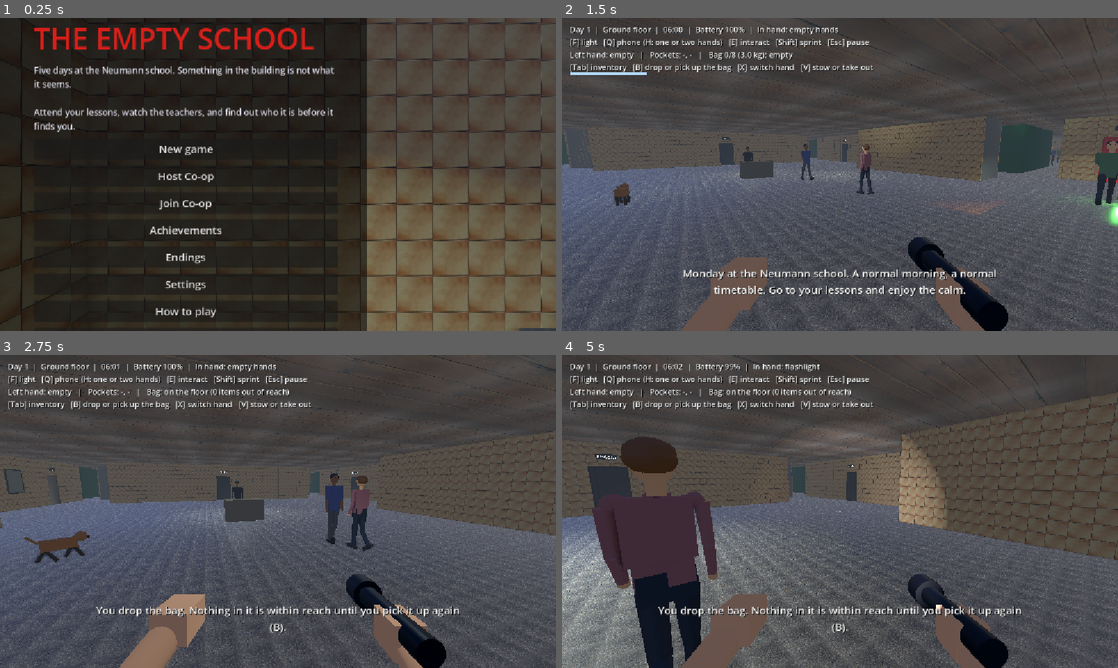
Above: before the commit, frames 1-4 (two rows, left to right).
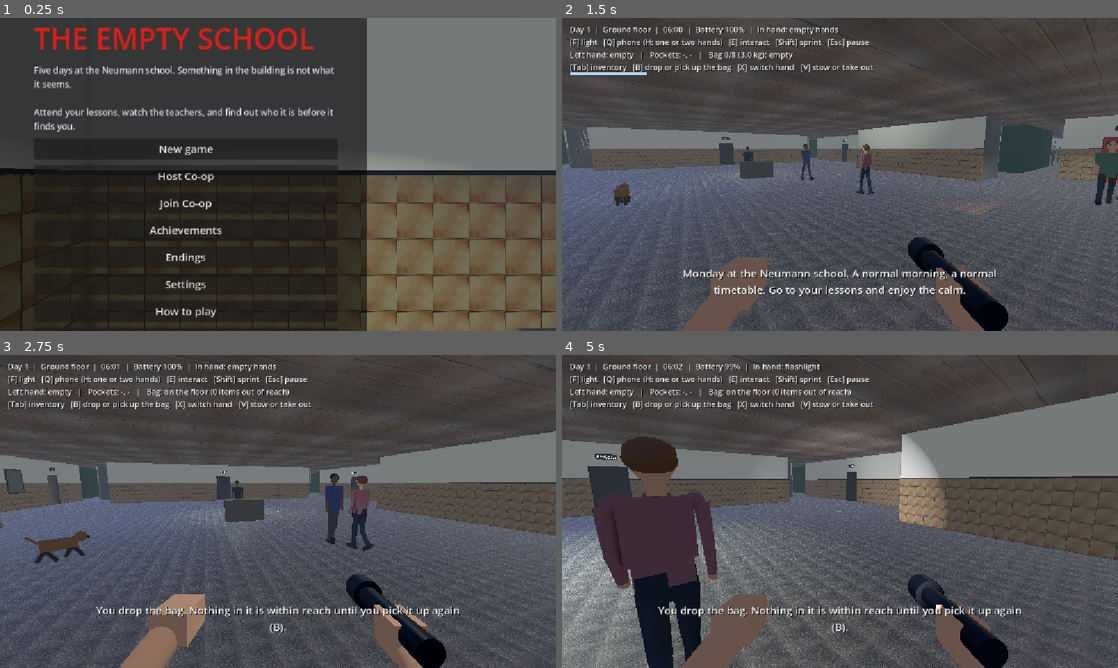
Above: after the commit, the same moments.

Repository: CsPS0/Neumann-Survival-Week
Game: Godot game, scene res://scenes/main.tscn
Two runs of this game, one before a commit and one after it. Both use one fixed random seed, a clock stepped at 60 frames per second and the inputs below.
Inputs (mouse positions are in pixels of both pictures, inside the frame that each line leads up to):
- Up to frame 1 (0.25 s): no input
- Up to frame 2 (1.5 s): click "New game" at 0.5 s; tap Enter at 1.25 s; move the mouse to (867, 174) at 1.27 s; hold W (move_forward) from 1.28 s (still down); hold E (interact) from 1.28 s (still down)
- Up to frame 3 (2.75 s): keep holding W (move_forward); move the mouse to (250, 511) at 2.02 s; release E (interact) at 2.03 s; tap B (bag) at 2.1 s; tap E (interact) at 2.3 s
- Up to frame 4 (5 s): keep holding W (move_forward); move the mouse to (851, 505) at 2.77 s; hold F (flashlight) 2.78-3.53 s; tap E (interact) at 3.05, 3.8 s; move the mouse to (834, 517) at 3.52 s; tap Space (hold_breath) at 3.6 s; move the mouse to (878, 514) at 4.27 s; hold E (interact) from 4.28 s (still down)

The runs differ from the first frame. In frame 1, 40% of the frame differs, in the area x 0-100%, y 0-100%; in frame 2, 5.6%; in frame 3, 7.5%; in frame 4, 12%.

Commit message:
Hide collectibles in drawers and under desks, plain pickup textures, tiles on lower half of walls (HORROR-GAME)
Finds, secrets, cards, items and the chameleon now sit in closed desk drawers (E opens), under desks or on the floor beside a box instead of on open tables. Pickups lose their colored light and emission and get plain paper, metal and rubber materials. Walls use a shader with tiles up to 1.6 m and white plaster above.

Diff:
--- a/HORROR-GAME/scripts/main.gd
+++ b/HORROR-GAME/scripts/main.gd
@@ -74,6 +74,7 @@
 	{"id": "battery_gt5", "kind": "battery", "room": "GT5", "floor": 2, "slot": 1},
 	{"id": "battery_gym", "kind": "battery", "room": "Tornaterem", "floor": 0, "slot": 1},
 ]
+const HIDE_STYLES := ["drawer", "desk", "floor", "drawer", "desk"]   ## Picked per find id in `_hide_spot`.
 const ITEM_INFO := {   ## kind -> [inventory id, name, pickup message]
 	"key_card": ["master_key", "Master key card", "A master key card. It should open one staff-only door."],
 	"biscuit": ["biscuit", "Dog biscuit", "A dog biscuit. Csoki would follow you anywhere for this."],
@@ -172,6 +173,7 @@
 var _clue_spots: Array[Vector3] = []      ## Pickup positions on the clue tables, index = clue number.
 var _find_spots := {}                     ## Find id -> pickup position on its table.
 var _item_spots := {}                     ## ITEM_SPOTS id -> pickup position on its table.
+var _drawers := {}                        ## Find or item id -> the drawer front (Interactable) its pickup hides in.
 var _form_spot := Vector3.ZERO            ## The signed form's table (day-1 sticker task).
 var _form_room_label := ""
 var _form_room_floor := -1
@@ -1657,12 +1659,98 @@
 ## One table per find (pages, secrets, cards), per neu_mecha spot and per useful item in a corner of its room, built
 ## before the navmesh bake like the clue tables.
 func _build_find_tables() -> void:
-	for f: Dictionary in FindsScript.all() + FindsScript.MECHA:
-		var spot := FindsScript.spot_position(f["floor"], f["room"], f["slot"])
-		_find_spots[f["id"]] = spot + Vector3(0.0, _table(spot) - spot.y + 0.03, 0.0)
+	for f: Dictionary in FindsScript.all():
+		_find_spots[f["id"]] = _hide_spot(f["id"], f["floor"], f["room"], f["slot"], true)
+	for f: Dictionary in FindsScript.MECHA:
+		_find_spots[f["id"]] = _hide_spot(f["id"], f["floor"], f["room"], f["slot"], false)
 	for f: Dictionary in ITEM_SPOTS:
-		var spot := FindsScript.spot_position(f["floor"], f["room"], f["slot"])
-		_item_spots[f["id"]] = spot + Vector3(0.0, _table(spot) - spot.y + 0.03, 0.0)
+		_item_spots[f["id"]] = _hide_spot(f["id"], f["floor"], f["room"], f["slot"], true)
+
+
+## Builds the hiding place for one collectible in a room corner and returns the pickup position. The style follows
+## the id: a closed desk drawer (E opens it), the floor under a desk, or the bare floor beside a cardboard box.
+## Drawers need `allow_drawer`: the neu_mecha chameleon must be in plain sight of the photo, and WC and gym floors
+## have no desks.
+func _hide_spot(id: String, floor_index: int, label: String, slot: int, allow_drawer: bool) -> Vector3:
+	var spot := FindsScript.spot_position(floor_index, label, slot)
+	_table_spots.append(spot)
+	var to_centre := _room_centre(floor_index, label) - spot
+	var front := Vector3(signf(to_centre.x), 0.0, 0.0) if absf(to_centre.x) > absf(to_centre.z) \
+			else Vector3(0.0, 0.0, signf(to_centre.z))
+	if front == Vector3.ZERO:
+		front = Vector3.BACK
+	var side := Vector3(-front.z, 0.0, front.x)
+	var oriented := func(along: float, height: float, depth: float) -> Vector3:
+		return Vector3(depth, height, along) if front.x != 0.0 else Vector3(along, height, depth)
+	var style: String = HIDE_STYLES[absi(id.hash()) % HIDE_STYLES.size()]
+	if label in ["WC", "Tornaterem"]:
+		style = "floor"
+	elif style == "drawer" and not allow_drawer:
+		style = "desk"
+	var wood := _make_material(Color(0.42, 0.3, 0.19), 0.85)
+	match style:
+		"drawer":
+			var body := spot - front * 0.2
+			_box(_region, body + Vector3(0.0, 0.375, 0.0), oriented.call(0.9, 0.75, 0.55), _door_material, true)
+			var face := body + front * 0.29 + Vector3(0.0, 0.55, 0.0)
+			var drawer := _box(_region, face, oriented.call(0.7, 0.2, 0.03), wood, true, InteractableScript)
+			var handle := MeshInstance3D.new()
+			var handle_mesh := BoxMesh.new()
+			handle_mesh.size = oriented.call(0.18, 0.025, 0.03)
+			handle_mesh.material = _metal_material
+			handle.mesh = handle_mesh
+			handle.position = front * 0.03
+			drawer.add_child(handle)
+			var tray := MeshInstance3D.new()   # Slides out with the front and carries the pickup.
+			var tray_mesh := BoxMesh.new()
+			tray_mesh.size = oriented.call(0.64, 0.03, 0.34)
+			tray_mesh.material = wood
+			tray.mesh = tray_mesh
+			tray.position = -front * 0.17 + Vector3(0.0, -0.07, 0.0)
+			drawer.add_child(tray)
+			drawer.prompt = "Open drawer"
+			drawer.set_meta("closed_at", drawer.position)
+			drawer.set_meta("open_at", drawer.position + front * 0.32)
+			drawer.set_meta("rest", drawer.position + front * 0.32 - front * 0.17 + Vector3(0.0, -0.07 + 0.015 + 0.03, 0.0))
+			_drawers[id] = drawer
+			return body + Vector3(0.0, 0.55, 0.0)
+		"desk":
+			var desk := spot - front * 0.1
+			_box(_region, desk + Vector3(0.0, 0.73, 0.0), oriented.call(0.9, 0.04, 0.6), _door_material, true)
+			_box(_region, desk - front * 0.27 + Vector3(0.0, 0.5, 0.0), oriented.call(0.9, 0.4, 0.03), _door_material, true)
+			for along in [-0.4, 0.4]:
+				for depth in [-0.26, 0.26]:
+					_box(_region, desk + side * along + front * depth + Vector3(0.0, 0.355, 0.0), Vector3(0.05, 0.71, 0.05),
+							_metal_material, false)
+			return desk + front * 0.12 + Vector3(0.0, 0.045, 0.0)
+		_:
+			_box(_region, spot + Vector3(0.0, 0.2, 0.0), Vector3(0.5, 0.4, 0.5), _make_material(Color(0.55, 0.42, 0.28), 0.95), true)
+			var flip := 1.0 if id.hash() % 2 == 0 else -1.0
+			return spot + side * flip * 0.55 + Vector3(0.0, 0.045, 0.0)
+
+
+## Opens or closes a drawer. The pickup inside only shows (and takes the interact ray) while the drawer is open.
+func _toggle_drawer(drawer: Node3D, item: Node3D) -> void:
+	if drawer.get_meta("busy", false):
+		return
+	drawer.set_meta("busy", true)
+	var opening: bool = not drawer.get_meta("open", false)
+	var sound := AudioStreamPlayer3D.new()
+	sound.stream = SoundBank.click()
+	_region.add_child(sound)
+	sound.global_position = drawer.global_position
+	sound.finished.connect(sound.queue_free)
+	sound.play()
+	if opening and is_instance_valid(item):
+		item.position = drawer.get_meta("rest")
+	var tween := create_tween()
+	tween.tween_property(drawer, "position", drawer.get_meta("open_at") if opening else drawer.get_meta("closed_at"), 0.35)
+	await tween.finished
+	drawer.set_meta("open", opening)
+	drawer.set_meta("busy", false)
+	drawer.prompt = "Close drawer" if opening else "Open drawer"
+	if is_instance_valid(item):
+		_set_item_active(item, opening)
 
 
 func find_spot(id: String) -> Vector3:
@@ -1683,6 +1771,16 @@
 		var item := _item(kind, id, f["title"], _find_spots[id], text, false)
 		item.add_to_group("find")
 		item.taken.connect(func(_id: String) -> void: finds.mark(id))
+		_attach_drawer(id, item)
+
+
+## A pickup whose spot is a drawer stays hidden until E opens the drawer.
+func _attach_drawer(id: String, item: Node3D) -> void:
+	if not _drawers.has(id):
+		return
+	var drawer: Node3D = _drawers[id]
+	_set_item_active(item, false)
+	drawer.handler = func(_by: Node) -> void: _toggle_drawer(drawer, item)
 
 
 ## The useful items (group "item", not finds): counted only as the Finds page's "Items" line.
@@ -1691,6 +1789,7 @@
 		var info: Array = ITEM_INFO[f["kind"]]
 		var item := _item(f["kind"], info[0], info[1], _item_spots[f["id"]], info[2], false)
 		item.add_to_group("item")
+		_attach_drawer(f["id"], item)
 	var item_nodes := get_tree().get_nodes_in_group("item")
 	finds.items_total = item_nodes.size()
 	for item: Node in item_nodes:
--- a/HORROR-GAME/scripts/mecha.gd
+++ b/HORROR-GAME/scripts/mecha.gd
@@ -113,12 +113,11 @@
 	var root := Node3D.new()
 	var green := StandardMaterial3D.new()
 	green.albedo_color = Color(0.2, 0.85, 0.35)
-	green.emission_enabled = true
-	green.emission = Color(0.1, 0.6, 0.2)
-	green.emission_energy_multiplier = 0.5
+	green.roughness = 0.6
 	var steel := StandardMaterial3D.new()
 	steel.albedo_color = Color(0.6, 0.62, 0.68)
-	steel.metallic = 0.9
+	steel.metallic = 0.5
+	steel.roughness = 0.4
 	var body := MeshInstance3D.new()
 	var capsule := CapsuleMesh.new()
 	capsule.radius = 0.04
--- a/HORROR-GAME/scripts/pickup.gd
+++ b/HORROR-GAME/scripts/pickup.gd
@@ -16,6 +16,8 @@
 
 var _model := Node3D.new()
 
+static var _paper_cache := {}   ## seed -> ImageTexture, shared by every paper pickup.
+
 
 func _ready() -> void:
 	add_to_group("pickup")
@@ -31,18 +33,6 @@
 
 	add_child(_model)
 	_build_model()
-
-	var glow := OmniLight3D.new()
-	glow.light_color = _glow_colour()
-	glow.light_energy = 0.7
-	glow.omni_range = 3.0
-	add_child(glow)
-
-
-func _process(delta: float) -> void:
-	if kind not in ["note", "page", "card", "form", "key_card"]:
-		_model.rotation.y += delta * (0.5 if kind == "mecha" else 1.4)
-	_model.position.y = sin(Time.get_ticks_msec() * 0.003) * 0.03
 
 
 func interact(by: Node = null) -> void:
@@ -73,25 +63,8 @@
 	queue_free()
 
 
-func _glow_colour() -> Color:
-	match kind:
-		"vial": return Color(0.3, 0.6, 1.0)
-		"salt": return Color(0.9, 0.9, 1.0)
-		"battery": return Color(0.4, 1.0, 0.4)
-		"fuse": return Color(1.0, 0.4, 0.2)
-		"note": return Color(1.0, 1.0, 0.8)
-		"page": return Color(1.0, 0.95, 0.75)
-		"secret": return Color(0.2, 0.9, 0.8)
-		"card": return Color(1.0, 0.8, 0.3)
-		"form": return Color(1.0, 0.9, 0.85)
-		"key_card": return Color(0.2, 0.9, 0.85)
-		"biscuit": return Color(0.85, 0.55, 0.25)
-		"mecha": return Color(0.3, 1.0, 0.45)
-		_: return Color(1.0, 0.8, 0.3)
-
-
 func _build_model() -> void:
-	var gold := _material(Color(1.0, 0.8, 0.25), 0.9, 0.3, Color(1.0, 0.7, 0.1), 0.6)
+	var brass := _material(Color(0.78, 0.6, 0.2), 0.6, 0.4)
 	match kind:
 		"mecha":
 			_model.add_child(Mecha.build_model())
@@ -99,16 +72,17 @@
 			var ring := TorusMesh.new()
 			ring.inner_radius = 0.03
 			ring.outer_radius = 0.07
-			_add(ring, Vector3.ZERO, Vector3(90, 0, 0), gold)
-			_cylinder(0.012, 0.22, Vector3(0, 0, 0.15), Vector3(90, 0, 0), gold)
+			_add(ring, Vector3.ZERO, Vector3(90, 0, 0), brass)
+			_cylinder(0.012, 0.22, Vector3(0, 0, 0.15), Vector3(90, 0, 0), brass)
 			for z in [0.22, 0.18]:
-				_box(Vector3(0.05, 0.02, 0.025), Vector3(0.03, 0, z), gold)
+				_box(Vector3(0.05, 0.02, 0.025), Vector3(0.03, 0, z), brass)
 		"salt":
 			_cylinder(0.07, 0.16, Vector3.ZERO, Vector3.ZERO, _material(Color(0.92, 0.92, 0.95), 0.0, 0.6))
 			_cylinder(0.072, 0.05, Vector3(0, 0.02, 0), Vector3.ZERO, _material(Color(0.2, 0.3, 0.7), 0.0, 0.6))
-			_cylinder(0.05, 0.03, Vector3(0, 0.1, 0), Vector3.ZERO, _material(Color(0.6, 0.6, 0.65), 0.8, 0.3))
+			_cylinder(0.05, 0.03, Vector3(0, 0.1, 0), Vector3.ZERO, _material(Color(0.6, 0.6, 0.65), 0.5, 0.4))
 		"vial":
-			var glass := _material(Color(0.3, 0.6, 1.0), 0.0, 0.1, Color(0.2, 0.5, 1.0), 2.0)
+			var glass := _material(Color(0.55, 0.7, 0.85, 0.75), 0.0, 0.1)
+			glass.transparency = BaseMaterial3D.TRANSPARENCY_ALPHA
 			_cylinder(0.045, 0.14, Vector3.ZERO, Vector3.ZERO, glass)
 			_cylinder(0.02, 0.07, Vector3(0, 0.1, 0), Vector3.ZERO, glass)
 			_cylinder(0.025, 0.03, Vector3(0, 0.15, 0), Vector3.ZERO, _material(Color(0.4, 0.25, 0.1), 0.0, 0.8))
@@ -117,32 +91,33 @@
 			bell.top_radius = 0.025
 			bell.bottom_radius = 0.1
 			bell.height = 0.16
-			_add(bell, Vector3.ZERO, Vector3.ZERO, gold)
+			_add(bell, Vector3.ZERO, Vector3.ZERO, brass)
 			var clapper := SphereMesh.new()
 			clapper.radius = 0.025
 			clapper.height = 0.05
-			_add(clapper, Vector3(0, -0.09, 0), Vector3.ZERO, gold)
+			_add(clapper, Vector3(0, -0.09, 0), Vector3.ZERO, brass)
 		"note":
-			_box(Vector3(0.18, 0.003, 0.24), Vector3.ZERO, _material(Color(0.95, 0.92, 0.8), 0.0, 0.9, Color(0.4, 0.4, 0.3), 0.3))
+			_box(Vector3(0.18, 0.003, 0.24), Vector3.ZERO, _paper_material(Color(0.95, 0.92, 0.8), 1))
 			_model.rotation.y = randf() * TAU
 		"page":
-			_box(Vector3(0.18, 0.003, 0.24), Vector3.ZERO, _material(Color(0.98, 0.93, 0.7), 0.0, 0.9, Color(0.45, 0.42, 0.25), 0.3))
-			_box(Vector3(0.14, 0.004, 0.012), Vector3(0, 0, -0.1), _material(Color(0.1, 0.1, 0.12), 0.0, 0.9))
+			_box(Vector3(0.18, 0.003, 0.24), Vector3.ZERO, _paper_material(Color(0.97, 0.95, 0.88), 2))
+			_box(Vector3(0.18, 0.001, 0.003), Vector3(0, 0.002, 0.118), _material(Color(0.55, 0.5, 0.42), 0.0, 0.9))
 			_model.rotation.y = randf() * TAU
 		"form":
-			_box(Vector3(0.21, 0.003, 0.29), Vector3.ZERO, _material(Color(0.97, 0.97, 0.95), 0.0, 0.9, Color(0.4, 0.4, 0.4), 0.3))
-			_box(Vector3(0.05, 0.004, 0.05), Vector3(0.06, 0, 0.1), _material(Color(0.8, 0.08, 0.08), 0.0, 0.7))
+			_box(Vector3(0.21, 0.003, 0.29), Vector3.ZERO, _paper_material(Color(0.97, 0.97, 0.95), 3))
+			_box(Vector3(0.05, 0.004, 0.05), Vector3(0.06, 0, 0.1), _material(Color(0.7, 0.1, 0.1), 0.0, 0.7))
 			_model.rotation.y = randf() * TAU
 		"secret":
-			_box(Vector3(0.12, 0.04, 0.08), Vector3.ZERO, _material(Color(0.1, 0.6, 0.55), 0.2, 0.4, Color(0.1, 0.9, 0.8), 1.2))
+			_build_secret()
 		"card":
-			_box(Vector3(0.09, 0.003, 0.13), Vector3.ZERO, gold)
-			_box(Vector3(0.078, 0.004, 0.118), Vector3.ZERO, _material(Color(0.92, 0.9, 0.85), 0.0, 0.8))
+			_box(Vector3(0.09, 0.003, 0.13), Vector3.ZERO, brass)
+			_box(Vector3(0.078, 0.004, 0.118), Vector3.ZERO, _paper_material(Color(0.93, 0.91, 0.86), 4))
 			_model.rotation.y = randf() * TAU
 		"key_card":
-			_box(Vector3(0.09, 0.003, 0.055), Vector3.ZERO, _material(Color(0.95, 0.95, 0.95), 0.0, 0.5, Color(0.2, 0.9, 0.85), 0.4))
-			_box(Vector3(0.09, 0.004, 0.012), Vector3(0, 0, -0.015), _material(Color(0.8, 0.08, 0.08), 0.0, 0.6))
-			_box(Vector3(0.016, 0.005, 0.014), Vector3(-0.025, 0, 0.01), gold)
+			_box(Vector3(0.09, 0.003, 0.055), Vector3.ZERO, _material(Color(0.9, 0.9, 0.88), 0.0, 0.5))
+			_box(Vector3(0.09, 0.004, 0.012), Vector3(0, 0, -0.015), _material(Color(0.12, 0.12, 0.14), 0.0, 0.6))
+			_box(Vector3(0.016, 0.005, 0.014), Vector3(-0.025, 0, 0.01), brass)
+			_model.rotation.y = randf() * TAU
 		"biscuit":
 			var brown := _material(Color(0.6, 0.38, 0.18), 0.0, 0.9)
 			_cylinder(0.018, 0.1, Vector3.ZERO, Vector3(0, 0, 90), brown)
@@ -151,25 +126,87 @@
 				knob.radius = 0.03
 				knob.height = 0.06
 				_add(knob, Vector3(x, 0, 0), Vector3.ZERO, brown)
+			_model.rotation.y = randf() * TAU
 		"fuse":
-			var body := _material(Color(0.8, 0.8, 0.82), 0.5, 0.4)
+			var body := _material(Color(0.8, 0.8, 0.82), 0.4, 0.4)
 			_cylinder(0.025, 0.1, Vector3.ZERO, Vector3(0, 0, 90), _material(Color(0.9, 0.9, 0.85), 0.0, 0.6))
 			_cylinder(0.03, 0.02, Vector3(0.055, 0, 0), Vector3(0, 0, 90), body)
 			_cylinder(0.03, 0.02, Vector3(-0.055, 0, 0), Vector3(0, 0, 90), body)
 		"battery":
-			_cylinder(0.04, 0.14, Vector3.ZERO, Vector3(90, 0, 0), _material(Color(0.1, 0.5, 0.15), 0.3, 0.5, Color(0.1, 0.6, 0.1), 0.4))
-			_cylinder(0.02, 0.03, Vector3(0, 0, -0.085), Vector3(90, 0, 0), gold)
-
-
-func _material(colour: Color, metallic: float, roughness: float, emission := Color.BLACK, emission_energy := 0.0) -> StandardMaterial3D:
+			_cylinder(0.04, 0.14, Vector3.ZERO, Vector3(90, 0, 0), _material(Color(0.12, 0.38, 0.17), 0.3, 0.5))
+			_cylinder(0.041, 0.04, Vector3(0, 0, 0.03), Vector3(90, 0, 0), _material(Color(0.1, 0.1, 0.1), 0.2, 0.6))
+			_cylinder(0.02, 0.03, Vector3(0, 0, -0.085), Vector3(90, 0, 0), _material(Color(0.7, 0.7, 0.72), 0.7, 0.35))
+			_model.rotation.y = randf() * TAU
+
+
+## The five secrets each get their own object (item_id from Finds.SECRETS), all plain and unlit.
+func _build_secret() -> void:
+	match item_id:
+		"toy":
+			var rubber := _material(Color(0.7, 0.12, 0.1), 0.0, 0.55)
+			_cylinder(0.018, 0.14, Vector3.ZERO, Vector3(0, 0, 90), rubber)
+			for x in [-0.07, 0.07]:
+				for z in [-0.018, 0.018]:
+					var knob := SphereMesh.new()
+					knob.radius = 0.028
+					knob.height = 0.056
+					_add(knob, Vector3(x, 0, z), Vector3.ZERO, rubber)
+		"tape":
+			_box(Vector3(0.1, 0.014, 0.065), Vector3.ZERO, _material(Color(0.12, 0.12, 0.13), 0.1, 0.6))
+			_box(Vector3(0.07, 0.002, 0.03), Vector3(0, 0.007, -0.005), _paper_material(Color(0.9, 0.88, 0.8), 5))
+		"drawing":
+			_box(Vector3(0.14, 0.002, 0.1), Vector3.ZERO, _paper_material(Color(0.95, 0.94, 0.9), 6))
+		"mirror":
+			_cylinder(0.055, 0.008, Vector3.ZERO, Vector3.ZERO, _material(Color(0.75, 0.78, 0.8), 0.5, 0.25))
+			_cylinder(0.062, 0.006, Vector3(0, -0.002, 0), Vector3.ZERO, _material(Color(0.25, 0.22, 0.2), 0.2, 0.6))
+		"photo":
+			_box(Vector3(0.13, 0.002, 0.1), Vector3.ZERO, _material(Color(0.93, 0.91, 0.86), 0.0, 0.6))
+			_box(Vector3(0.11, 0.003, 0.08), Vector3.ZERO, _material(Color(0.32, 0.3, 0.27), 0.0, 0.5))
+		_:
+			_box(Vector3(0.12, 0.04, 0.08), Vector3.ZERO, _material(Color(0.45, 0.4, 0.35), 0.1, 0.6))
+	_model.rotation.y = randf() * TAU
+
+
+## Cream paper with faint ruled lines and ink dashes standing in for writing. `seed_value` varies the lines per item.
+static func _paper_texture(seed_value: int) -> ImageTexture:
+	if not _paper_cache.has(seed_value):
+		var rng := RandomNumberGenerator.new()
+		rng.seed = seed_value
+		var size := 64
+		var img := Image.create(size, size, false, Image.FORMAT_RGB8)
+		img.fill(Color.WHITE)
+		for y in size:
+			var ruled := y % 8 == 7
+			for x in size:
+				var shade := 1.0 - 0.04 * rng.randf()
+				if ruled:
+					shade -= 0.1
+				var edge := minf(minf(x, size - 1 - x), minf(y, size - 1 - y))
+				shade -= 0.1 * clampf(1.0 - edge / 3.0, 0.0, 1.0)
+				img.set_pixel(x, y, Color(shade, shade, shade))
+		for line in 7:
+			var x := 6
+			while x < size - 8:
+				var length := rng.randi_range(3, 9)
+				for dx in length:
+					img.set_pixel(mini(x + dx, size - 4), line * 8 + 4, Color(0.35, 0.35, 0.4))
+				x += length + 3
+		img.generate_mipmaps()
+		_paper_cache[seed_value] = ImageTexture.create_from_image(img)
+	return _paper_cache[seed_value]
+
+
+func _paper_material(tint: Color, seed_value: int) -> StandardMaterial3D:
+	var mat := _material(tint, 0.0, 0.9)
+	mat.albedo_texture = _paper_texture(seed_value)
+	return mat
+
+
+func _material(colour: Color, metallic: float, roughness: float) -> StandardMaterial3D:
 	var mat := StandardMaterial3D.new()
 	mat.albedo_color = colour
 	mat.metallic = metallic
 	mat.roughness = roughness
-	if emission_energy > 0.0:
-		mat.emission_enabled = true
-		mat.emission = emission
-		mat.emission_energy_multiplier = emission_energy
 	return mat
 
 
--- a/HORROR-GAME/scripts/textures.gd
+++ b/HORROR-GAME/scripts/textures.gd
@@ -8,37 +8,72 @@
 static var _cache := {}
 
 
-## Cream plaster above real school wall tiles. Tile = 4 m, so the dado lines up on every floor.
-static func wall() -> StandardMaterial3D:
-	return _cached("wall", func() -> StandardMaterial3D:
+const WALL_FLOOR_HEIGHT := 4.0   ## Floor-to-floor distance (main.gd FLOOR_HEIGHT), so the tile line repeats on every floor.
+const WALL_TILE_HEIGHT := 1.6    ## Tiles cover the lower half of a 3.2 m wall, plain white wall above.
+
+const WALL_SHADER := """
+shader_type spatial;
+
+uniform sampler2D tile_texture : source_color, filter_linear_mipmap_anisotropic, repeat_enable;
+uniform float tile_scale = 3.0;
+uniform float tile_height = 1.6;
+uniform float floor_height = 4.0;
+uniform vec3 plaster : source_color = vec3(0.93, 0.92, 0.89);
+uniform vec3 trim : source_color = vec3(0.22, 0.2, 0.18);
+
+varying vec3 world_pos;
+varying vec3 world_normal;
+
+void vertex() {
+	world_pos = (MODEL_MATRIX * vec4(VERTEX, 1.0)).xyz;
+	world_normal = normalize((MODEL_MATRIX * vec4(NORMAL, 0.0)).xyz);
+}
+
+void fragment() {
+	vec3 w = pow(abs(world_normal), vec3(4.0));
+	w /= (w.x + w.y + w.z);
+	vec3 tiles = texture(tile_texture, world_pos.zy * tile_scale).rgb * w.x
+			+ texture(tile_texture, world_pos.xz * tile_scale).rgb * w.y
+			+ texture(tile_texture, world_pos.xy * tile_scale).rgb * w.z;
+	float h = mod(world_pos.y + 0.02, floor_height) - 0.02;
+	float band = smoothstep(tile_height, tile_height + 0.01, h);
+	float line = step(tile_height, h) * (1.0 - step(tile_height + 0.04, h));
+	vec3 col = mix(tiles, plaster, band);
+	ALBEDO = mix(col, trim, line);
+	ROUGHNESS = mix(0.55, 0.9, band);
+}
+"""
+
+
+## Real school wall tiles on the lower half of the wall, plain white plaster on the upper half.
+static func wall() -> ShaderMaterial:
+	if not _cache.has("wall"):
+		var mat := ShaderMaterial.new()
+		var shader := Shader.new()
+		shader.code = WALL_SHADER
+		mat.shader = shader
+		mat.set_shader_parameter("tile_height", WALL_TILE_HEIGHT)
+		mat.set_shader_parameter("floor_height", WALL_FLOOR_HEIGHT)
 		if ResourceLoader.exists("res://textures/wall_real.jpg"):
-			var mat := StandardMaterial3D.new()
-			mat.albedo_texture = load("res://textures/wall_real.jpg")
-			mat.uv1_triplanar = true
-			mat.uv1_world_triplanar = true
-			mat.uv1_scale = Vector3.ONE * 3.0
-			mat.roughness = 0.8
-			mat.texture_filter = BaseMaterial3D.TEXTURE_FILTER_LINEAR_WITH_MIPMAPS_ANISOTROPIC
-			return mat
-		var noise := _noise(0.03, 11).get_seamless_image(SIZE, SIZE)
-		var fine := _noise(0.25, 12).get_seamless_image(SIZE, SIZE)
-		var img := Image.create(SIZE, SIZE, false, Image.FORMAT_RGB8)
-		var bump := Image.create(SIZE, SIZE, false, Image.FORMAT_L8)
-		for y in SIZE:
-			var height_m := (1.0 - float(y) / SIZE) * 4.0
-			for x in SIZE:
-				var base := Color(0.8, 0.76, 0.64)
-				if height_m < 1.15:
-					base = Color(0.2, 0.34, 0.3)
-				elif height_m < 1.25:
-					base = Color(0.1, 0.1, 0.1)
-				var grime := noise.get_pixel(x, y).r
-				var speck := fine.get_pixel(x, y).r
-				var shade := 0.88 + grime * 0.16 + (speck - 0.5) * 0.08
-				shade *= 0.8 + 0.2 * smoothstep(0.0, 1.5, height_m)  # Dirtier near the floor.
-				img.set_pixel(x, y, Color(base.r * shade, base.g * shade, base.b * shade))
-				bump.set_pixel(x, y, Color(speck, speck, speck))
-		return _material(img, bump, 0.25, 0.6, 0.9))
+			mat.set_shader_parameter("tile_texture", load("res://textures/wall_real.jpg"))
+		else:
+			mat.set_shader_parameter("tile_texture", _tile_fallback())
+		_cache["wall"] = mat
+	return _cache["wall"]
+
+
+## Green glazed tiles with grout lines, used when the photo texture is missing.
+static func _tile_fallback() -> ImageTexture:
+	var noise := _noise(0.08, 11).get_seamless_image(SIZE, SIZE)
+	var img := Image.create(SIZE, SIZE, false, Image.FORMAT_RGB8)
+	for y in SIZE:
+		for x in SIZE:
+			var grout := x % 128 < 3 or y % 64 < 3
+			var shade := 0.85 + noise.get_pixel(x, y).r * 0.2
+			var base := Color(0.7, 0.7, 0.66) if grout else Color(0.2, 0.34, 0.3)
+			img.set_pixel(x, y, Color(base.r * shade, base.g * shade, base.b * shade))
+	img.generate_mipmaps()
+	return ImageTexture.create_from_image(img)
 
 
 ## Square tiles with grout and per-tile variation. Tile = 2 m (4x4 tiles of 0.5 m).
